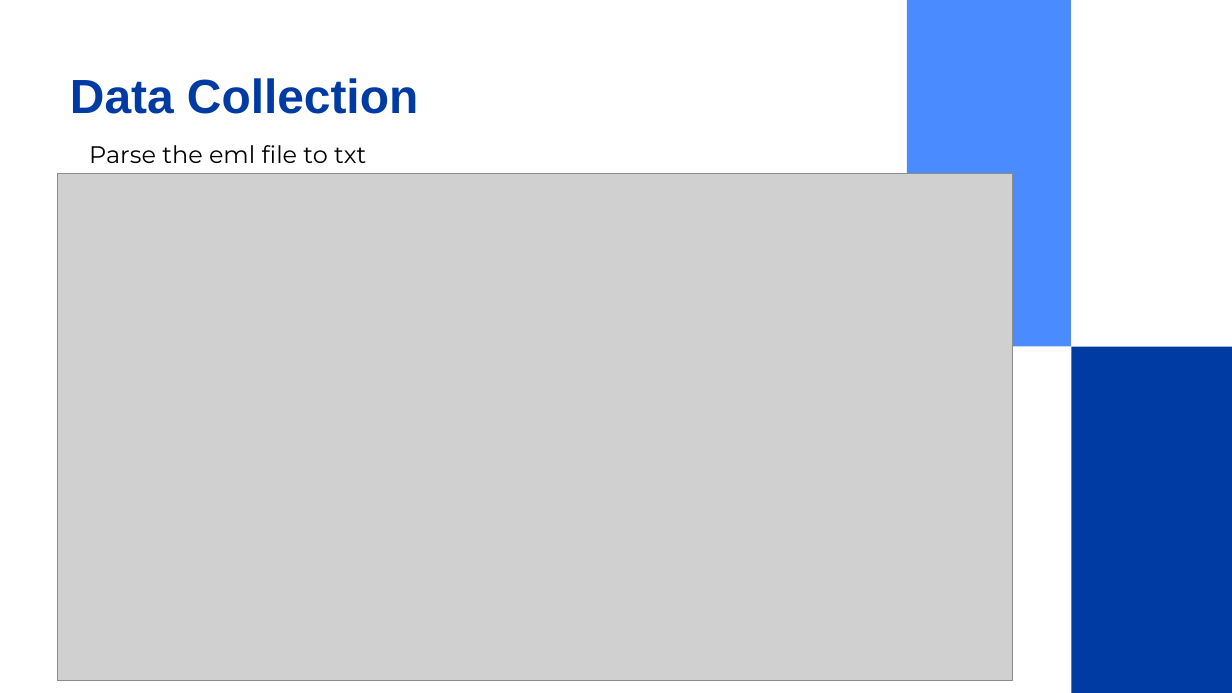
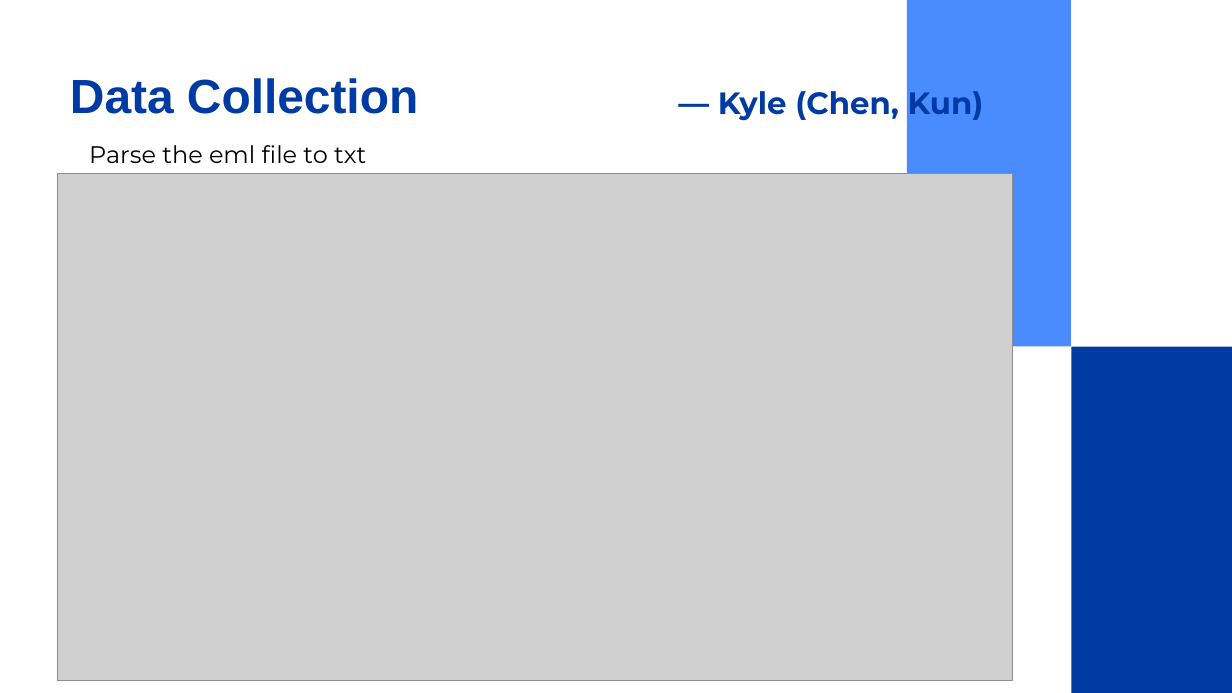
Before and after one commit to onlyxool/PROG8245NLP, a slide deck: slide 3 of PROG8245_Final_Project.pptx. Drawn at 1232x693 pixels with LibreOffice and Linux fonts; fonts in the diff are those of the drawing; grey boxes stand for pictures. Boxes give left, top, right and bottom in pixels: in the first picture for what was removed or moved away, otherwise in the second. Text is boxed around its words. In the diff, an @@ line names an element or a change of style, - is before the commit and + after.

```diff
--- a/PROG8245_Final_Project.pptx
+++ b/PROG8245_Final_Project.pptx
@@ text added at (718,91,984,121), 18 pt, text #003BA3, bold @@
+— Kyle (Chen, Kun)
```
Also in this commit, not shown: 5 other slides changed.
